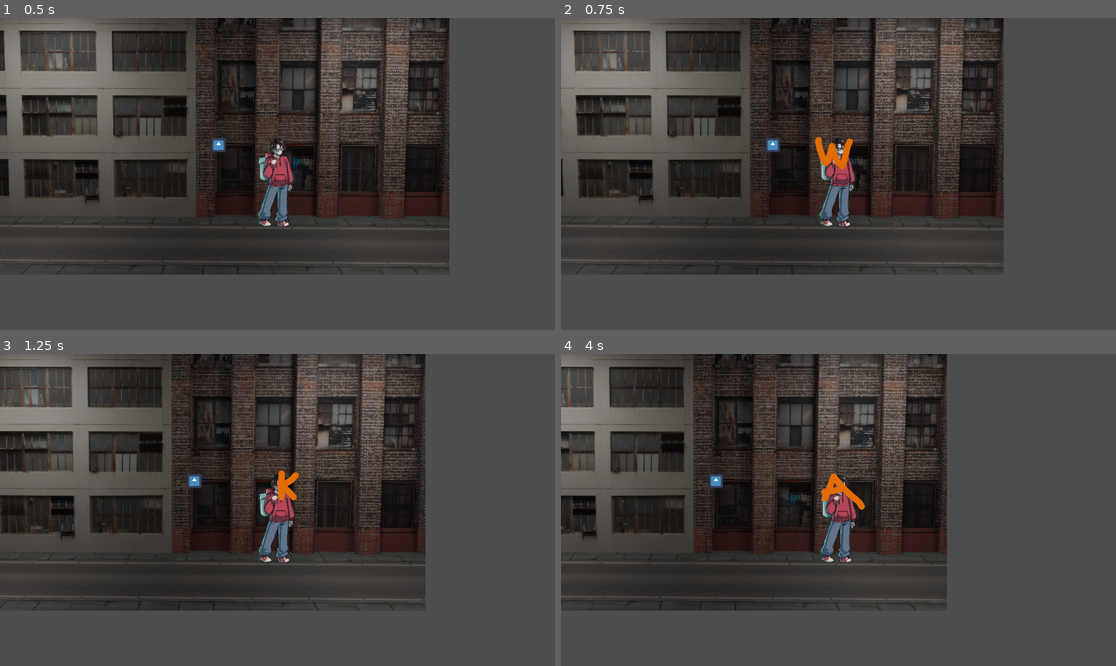
Above: before the commit, frames 1-4 (two rows, left to right).
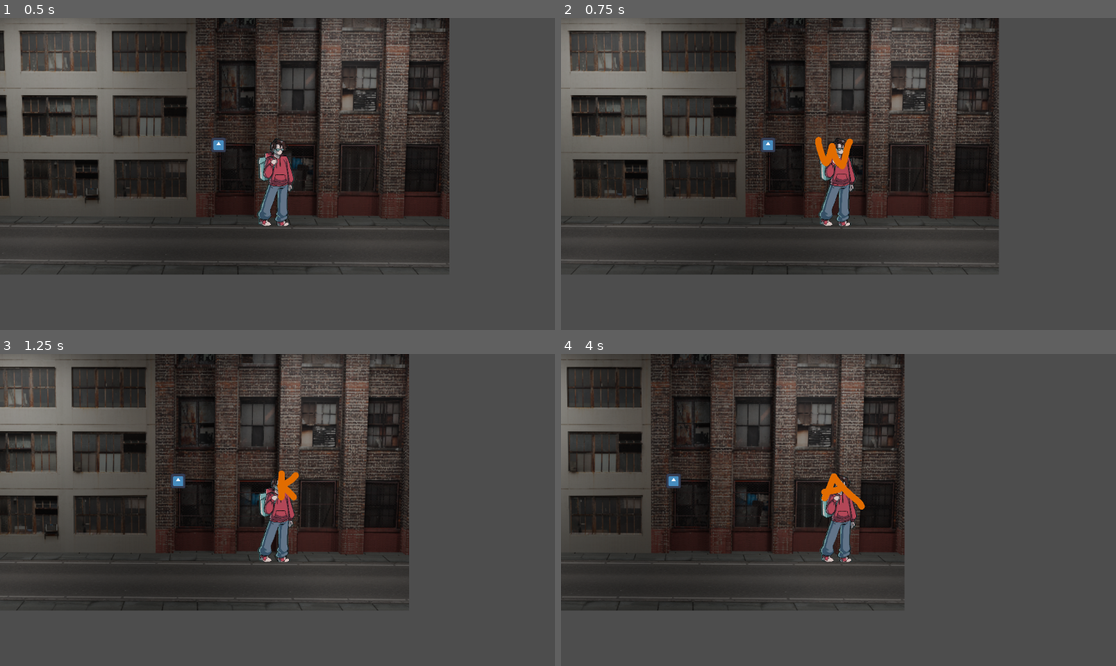
Above: after the commit, the same moments.

Repository: Welleh/Varado
Game: Godot game, scene res://Scenes/World.tscn
Two runs of this game, one before a commit and one after it. Both use one fixed random seed, a clock stepped at 60 frames per second and the inputs below. The engine's default icon, where the game draws it, is replaced by a stand-in: a white triangle on a blue panel in a dark square.
Inputs:
- Up to frame 1 (0.5 s): no input
- Up to frame 2 (0.75 s): tap Enter (ui_accept) at 0.5, 0.6 s; hold Right (ui_right) from 0.53 s (still down)
- Up to frame 3 (1.25 s): keep holding Right (ui_right); tap Enter (ui_accept) at 0.77, 1.07 s
- Up to frame 4 (4 s): tap X (Attack_01) at 1.35, 2.85 s; tap Enter (ui_accept) at 1.52, 1.55, 1.82, 2.1, 3.02, 3.05, 3.32, 3.6, 3.77 s; release Right (ui_right) at 2.03 s; hold Left (ui_left) 2.03-2.78 s; hold Right (ui_right) from 2.78 s (still down)

Frame 1 is identical in both runs. In frame 2, 8.8% of the frame differs, in the area x 0-80%, y 0-83%; in frame 3, 17%; in frame 4, 23%, in the area x 0-70%, y 0-83%.

Commit message:
Erased some folder

Diff:
--- a/Scripts/Player/state_movement.gd
+++ b/Scripts/Player/state_movement.gd
@@ -1,6 +1,6 @@
 extends State
 
-const SPEED = 300.0
+const SPEED = 500.0
 
 func pyhsics_update(delta):
 	if Input.is_action_just_pressed("Attack_01"):
--- a/borrar.gd
+++ /dev/null
@@ -1,28 +0,0 @@
-extends CharacterBody2D
-
-
-const SPEED = 300.0
-const JUMP_VELOCITY = -400.0
-
-# Get the gravity from the project settings to be synced with RigidBody nodes.
-var gravity = ProjectSettings.get_setting("physics/2d/default_gravity")
-
-
-func _physics_process(delta):
-	# Add the gravity.
-	if not is_on_floor():
-		velocity.y += gravity * delta
-
-	# Handle jump.
-	if Input.is_action_just_pressed("ui_accept") and is_on_floor():
-		velocity.y = JUMP_VELOCITY
-
-	# Get the input direction and handle the movement/deceleration.
-	# As good practice, you should replace UI actions with custom gameplay actions.
-	var direction = Input.get_axis("ui_left", "ui_right")
-	if direction:
-		velocity.x = direction * SPEED
-	else:
-		velocity.x = move_toward(velocity.x, 0, SPEED)
-
-	move_and_slide()
